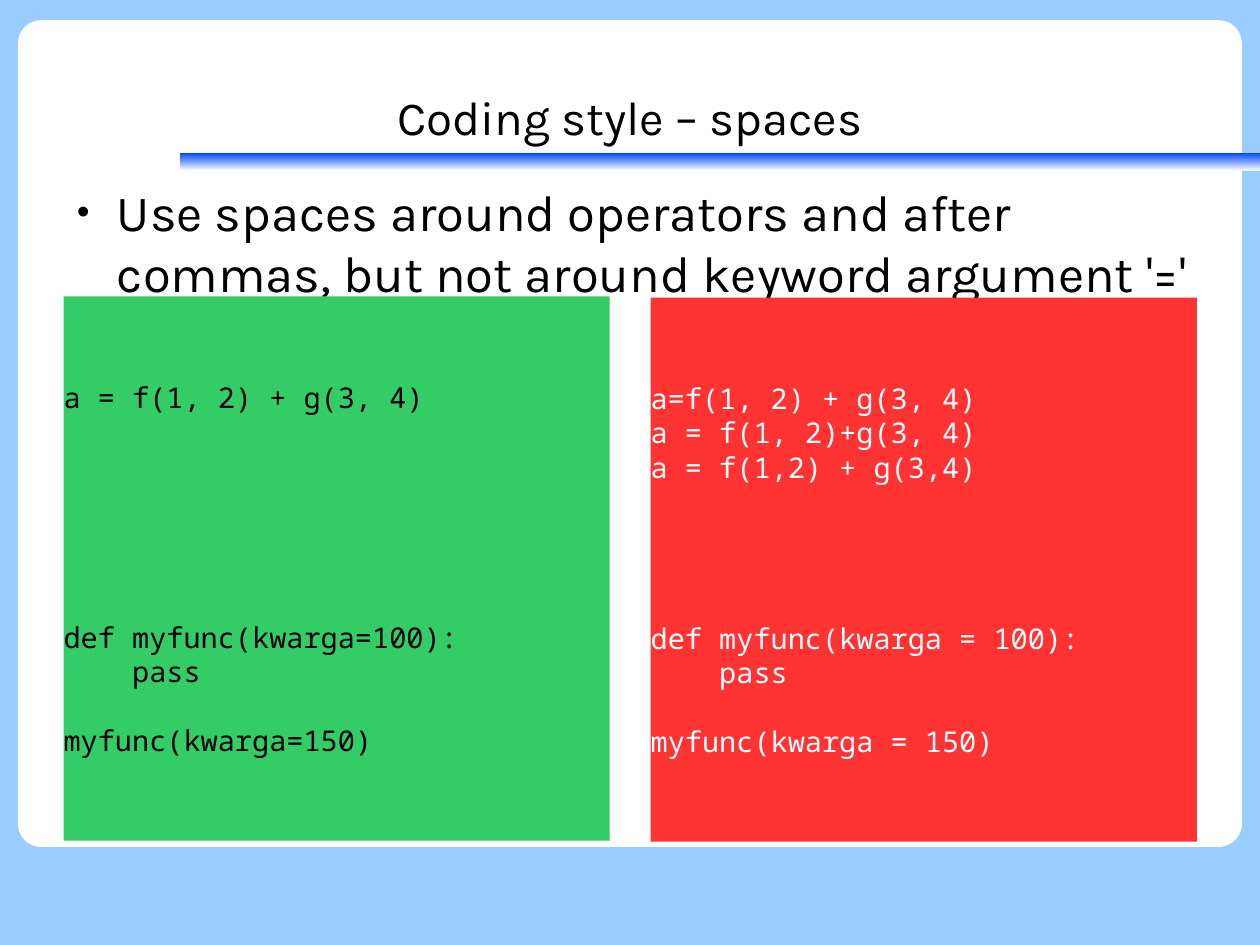
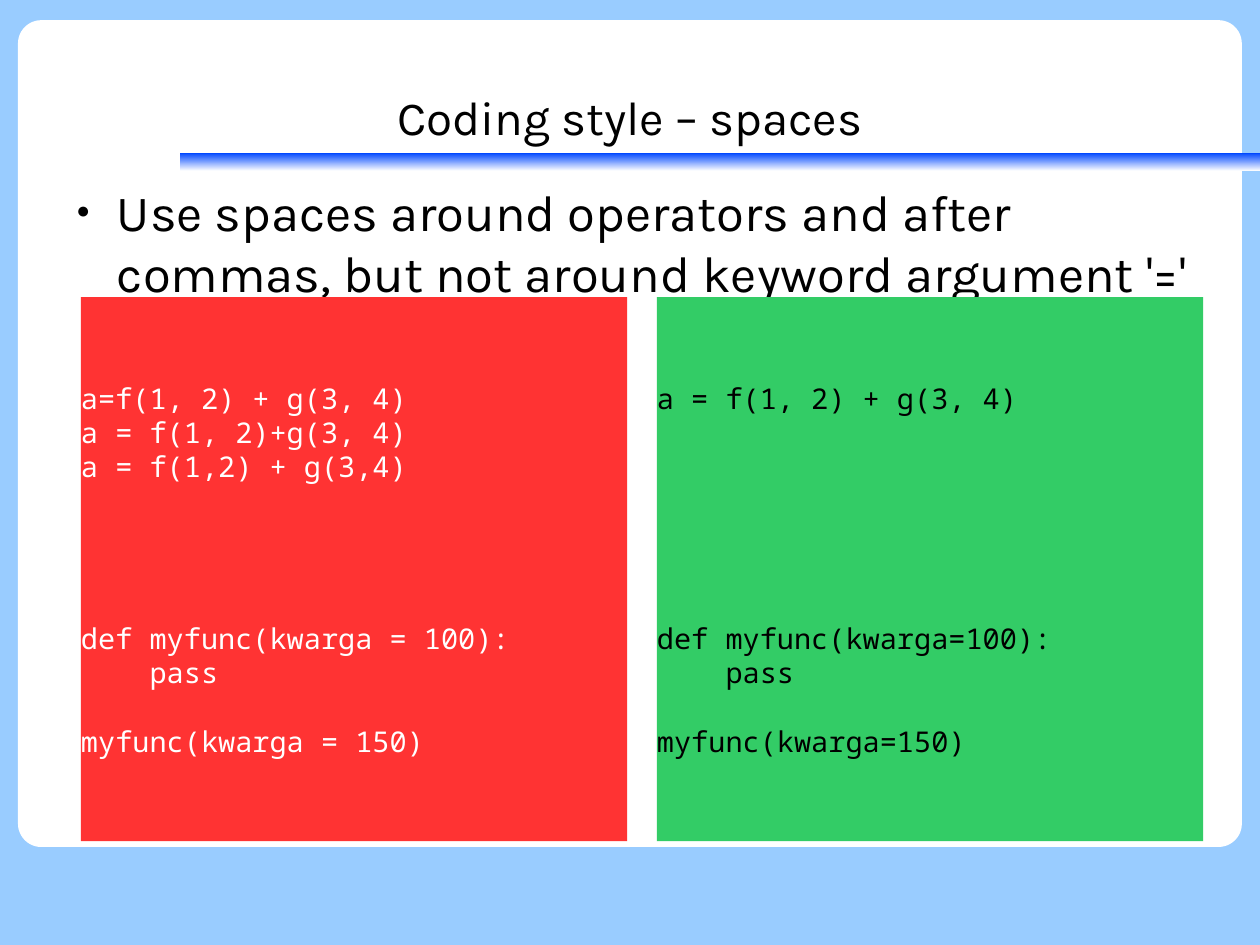
Before and after one commit to KennethNielsen/presentations, a slide deck: slide 101 of python/part1/part1_with_theme.odp (slide 102 before the commit). Drawn at 1260x945 pixels with LibreOffice and Linux fonts; fonts in the diff are those of the drawing; background and template pictures are left out. Boxes give left, top, right and bottom in pixels: in the first picture for what was removed or moved away, otherwise in the second. Text is boxed around its words. In the diff, an @@ line names an element or a change of style, - is before the commit and + after.

```diff
--- a/python/part1/part1_with_theme.odp
+++ b/python/part1/part1_with_theme.odp
@@ rectangle "a=f(1, 2) + g(3, 4)": place and size @@
-rectangle "a=f(1, 2) + g(3, 4)" at (64, 296, 611, 840)
+rectangle "a=f(1, 2) + g(3, 4)" at (81, 297, 628, 842)
@@ rectangle "a=f(1, 2) + g(3, 4)" at (81, 297, 628, 842): fill #33CC66 to #FF3333 @@
@@ rectangle "a = f(1, 2) + ...": place and size @@
-rectangle "a = f(1, 2) + ..." at (651, 297, 1197, 842)
+rectangle "a = f(1, 2) + ..." at (657, 297, 1204, 842)
@@ rectangle "a = f(1, 2) + ..." at (657, 297, 1204, 842): fill #FF3333 to #33CC66 @@
@@ text in rectangle at (81, 387, 510, 656): text changed; text colour #000000 to #FFFFFF @@
-a = f(1, 2) + g(3, 4)
-def myfunc(kwarga=100):
+a=f(1, 2) + g(3, 4)
+a = f(1, 2)+g(3, 4)
+a = f(1,2) + g(3,4)
+def myfunc(kwarga = 100):
@@ text in rectangle at (657, 387, 1052, 656): text changed; text colour #FFFFFF to #000000 @@
-a=f(1, 2) + g(3, 4)
-a = f(1, 2)+g(3, 4)
-a = f(1,2) + g(3,4)
-def myfunc(kwarga = 100):
+a = f(1, 2) + g(3, 4)
+def myfunc(kwarga=100):
@@ text in rectangle at (150, 667, 219, 690): text colour #000000 to #FFFFFF in "pass" @@
@@ text in rectangle at (726, 667, 795, 690): text colour #FFFFFF to #000000 in "pass" @@
@@ text in rectangle at (81, 730, 424, 759): text changed; text colour #000000 to #FFFFFF @@
-myfunc(kwarga=150)
+myfunc(kwarga = 150)
@@ text in rectangle at (657, 730, 966, 759): text changed; text colour #FFFFFF to #000000 @@
-myfunc(kwarga = 150)
+myfunc(kwarga=150)
```
Also in this commit, not shown: 61 other slides changed, 6 slides added, 7 slides removed, 1 other file.
